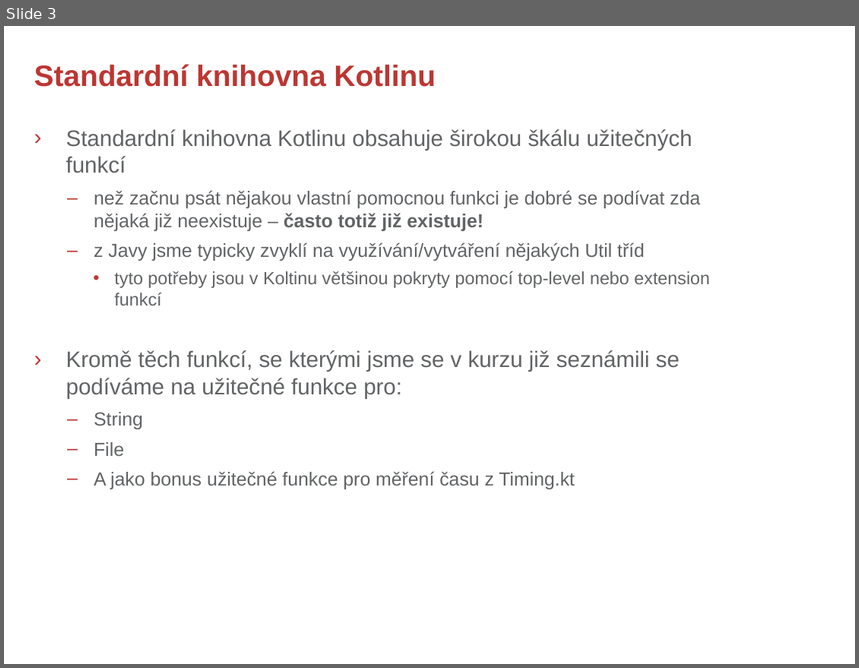
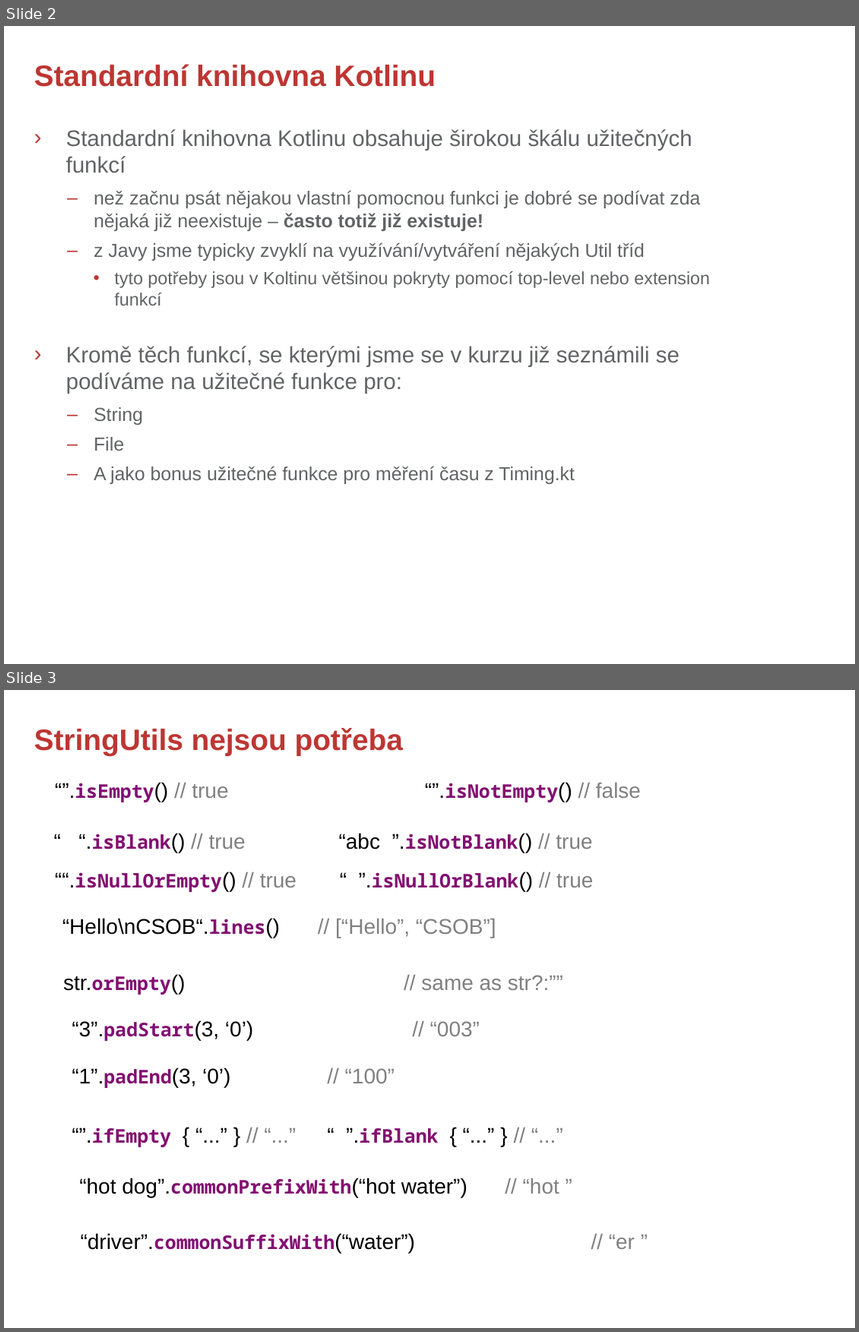
Before and after one commit to rokusjar/KotlinSkoleni, a slide deck: slides/Kotlin - 5. Helpful Extensions.pptx. Shown one above the other, each under a label of ours: slide 3 before the commit, slides 2 and 3 after it. The pictures are 859x668 and 859x1332 pixels, drawn with LibreOffice and Linux fonts; fonts in the diff are those of the drawing; background and template pictures are left out. Boxes give left, top, right and bottom in pixels: in the first picture for what was removed or moved away, otherwise in the second. Text is boxed around its words. In the diff, an @@ line names an element or a change of style, - is before the commit and + after.

```diff
--- a/slides/Kotlin - 5. Helpful Extensions.pptx
+++ b/slides/Kotlin - 5. Helpful Extensions.pptx
@@ slide 3 added at bbox=[4, 690, 855, 1328], background #FFFFFF @@
@@ text added at bbox=[34, 728, 403, 755], 25 pt, text #BD3632, bold @@
+StringUtils nejsou potřeba
@@ text added at bbox=[75, 783, 641, 802], 18 pt, text #820F71 @@
+“”.isEmpty() // true “”.isNotEmpty() // false
@@ text added at bbox=[92, 833, 592, 850], 18 pt, text #820F71 @@
+“ “.isBlank() // true “abc ”.isNotBlank() // true
@@ text added at bbox=[75, 872, 593, 892], 16 pt, text #820F71, bold @@
+““.isNullOrEmpty() // true “ ”.isNullOrBlank() // true
@@ text added at bbox=[63, 918, 496, 938], 18 pt, text #808080 @@
+“Hello\nCSOB“.lines() // [“Hello”, “CSOB”]
@@ text added at bbox=[63, 975, 563, 995], 18 pt, text #808080 @@
+str.orEmpty() // same as str?:””
@@ text added at bbox=[72, 1021, 480, 1041], 18 pt, text #000000 @@
+“3”.padStart(3, ‘0’) // “003”
@@ text added at bbox=[72, 1068, 395, 1088], 18 pt, text #000000 @@
+“1”.padEnd(3, ‘0’) // “100”
@@ text added at bbox=[92, 1128, 438, 1148], 18 pt, text #000000 @@
+“”.ifEmpty { “...” } // “...” “ ”.ifBlank { “...” } // “...”
@@ text added at bbox=[79, 1178, 560, 1198], 18 pt, text #000000 @@
+“hot dog”.commonPrefixWith(“hot water”) // “hot ”
@@ text added at bbox=[81, 1233, 635, 1253], 18 pt, text #000000 @@
+“driver”.commonSuffixWith(“water”) // “er ”
@@ what was slide 3 is now slide 2 @@
@@ slide 2 changed as well @@
@@ text at bbox=[66, 129, 693, 394]: indent changed @@
```
Also in this commit, not shown: 3 other slides changed, 2 other slides added, 5 slides removed.
